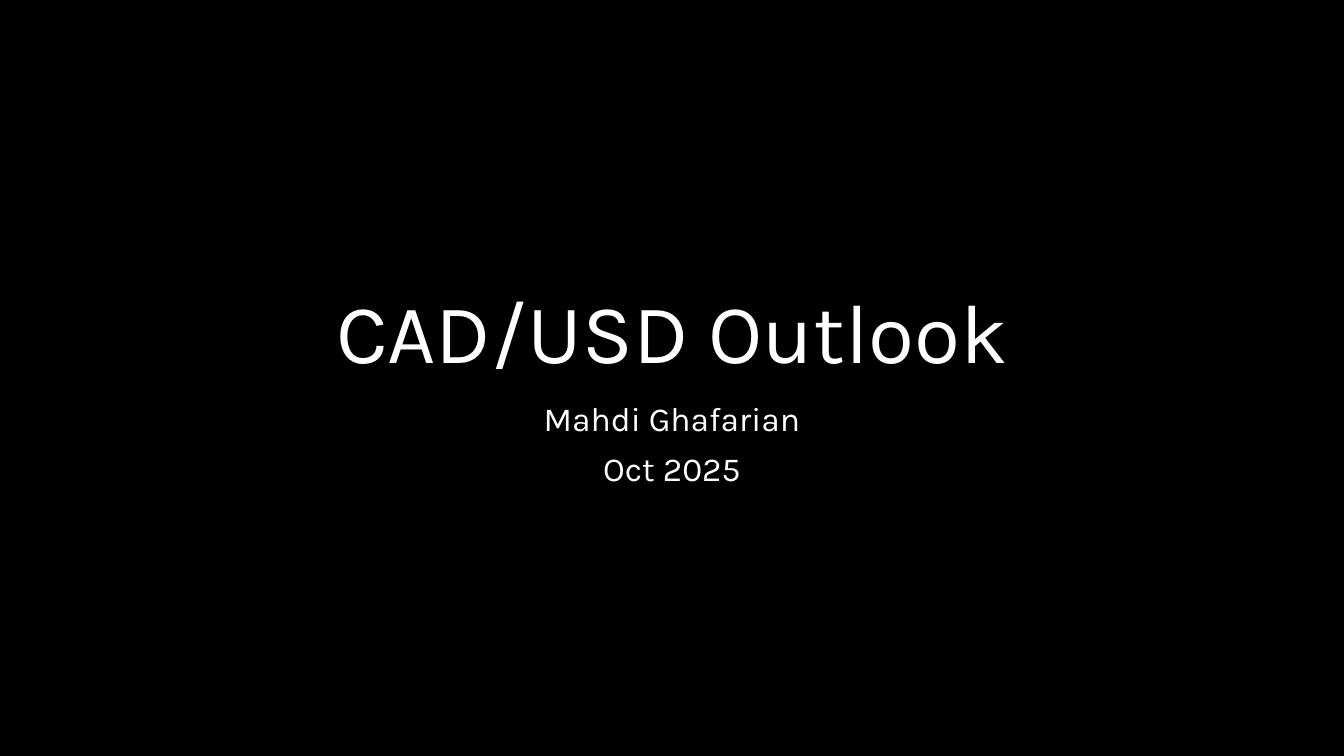
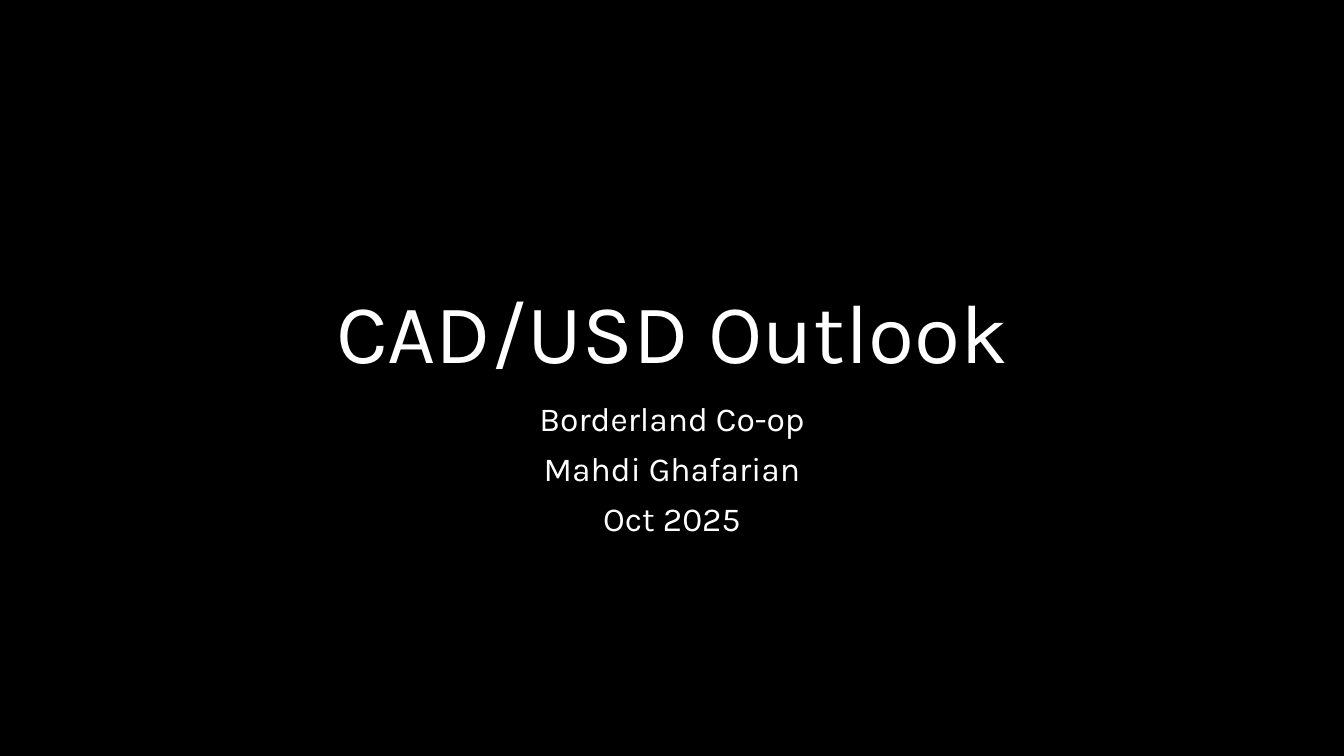
Before and after one commit to mahdi-ghafarian/time-series, a slide deck: slide 1 of borderland/1-cadusd/Presentation/CADUSD.pptx. Drawn at 1344x756 pixels with LibreOffice and Linux fonts; fonts in the diff are those of the drawing. Boxes give left, top, right and bottom in pixels: in the first picture for what was removed or moved away, otherwise in the second. Text is boxed around its words. In the diff, an @@ line names an element or a change of style, - is before the commit and + after.

```diff
--- a/borderland/1-cadusd/Presentation/CADUSD.pptx
+++ b/borderland/1-cadusd/Presentation/CADUSD.pptx
@@ subtitle at [539, 408, 805, 439]: paragraph added @@
+Borderland Co-op
```
Also in this commit, not shown: 1 other slide changed, 22 slides added, 11 slides removed, 7 other files.
